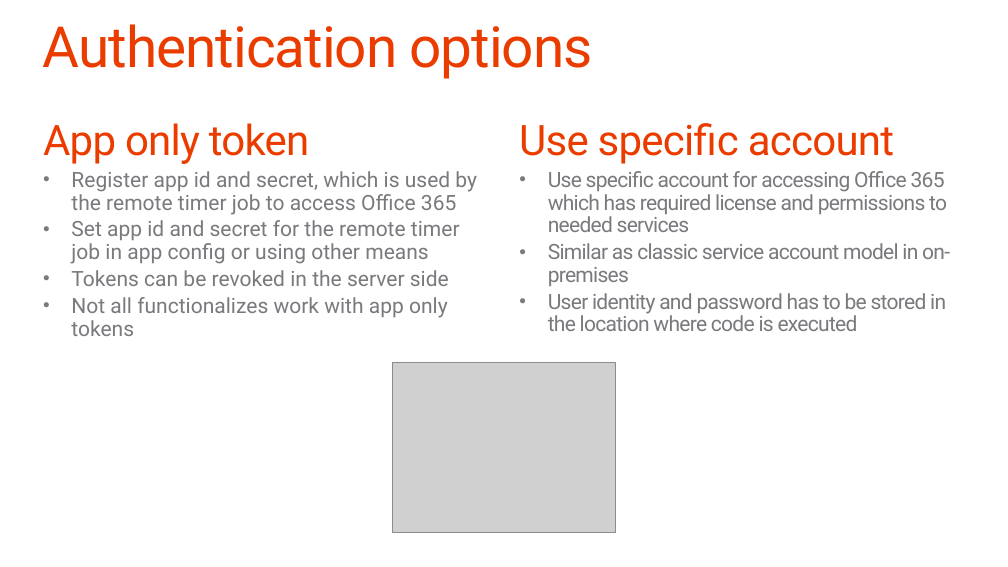
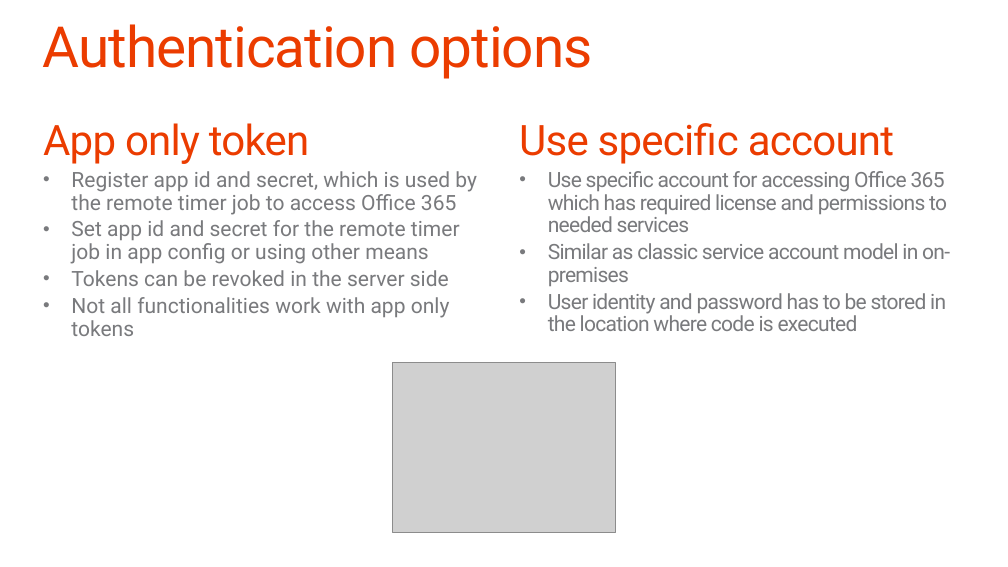
Before and after one commit to OfficeDev/TrainingContent, a slide deck: slide 12 of O3658/05 Using Remote Event Receivers and Remote Timer Jobs/5_RemoteTimersEvents.pptx. Drawn at 1008x567 pixels with LibreOffice and Linux fonts; fonts in the diff are those of the drawing; grey boxes stand for pictures; background and template pictures are left out. Boxes give left, top, right and bottom in pixels: in the first picture for what was removed or moved away, otherwise in the second. Text is boxed around its words. In the diff, an @@ line names an element or a change of style, - is before the commit and + after.

```diff
--- a/O3658/05 Using Remote Event Receivers and Remote Timer Jobs/5_RemoteTimersEvents.pptx
+++ b/O3658/05 Using Remote Event Receivers and Remote Timer Jobs/5_RemoteTimersEvents.pptx
@@ text at box(71, 297, 450, 336): text changed @@
-  • Not all functionalizes work with app only tokens
+  • Not all functionalities work with app only tokens
```
Also in this commit, not shown: 8 other slides changed.
